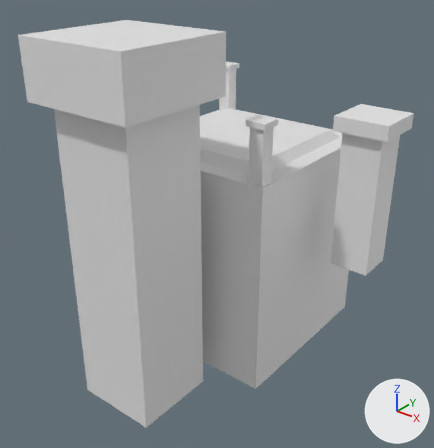
The Blender file Assets/Art/Models/Environment/mountain_blockout.blend, before and after one commit.
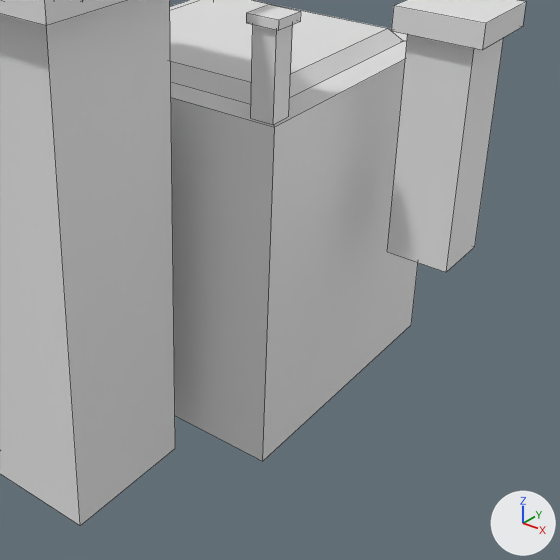
Each version is shown whole from a 50 mm camera at (30.3, -41.3, 16.7) aimed at (0.9, -4.5, -6.1), then close up on the part from 23% to 100% of the width and 25% to 100% of the height. Every picture has the same lights, and +X, +Y and +Z are marked at lower right. The close-ups show mesh edges as thin lines.

Names of what the first close-up shows: 'central_altar', 'central_altar_column', 'lateral_square_column', 'small_square_columns.001'.
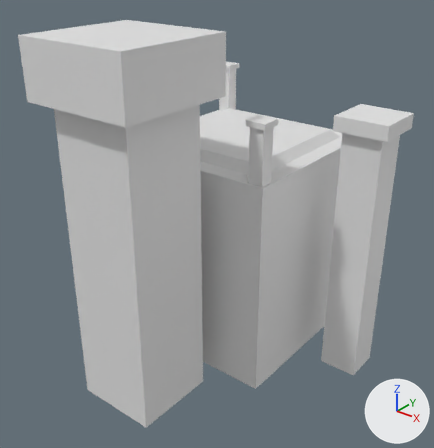
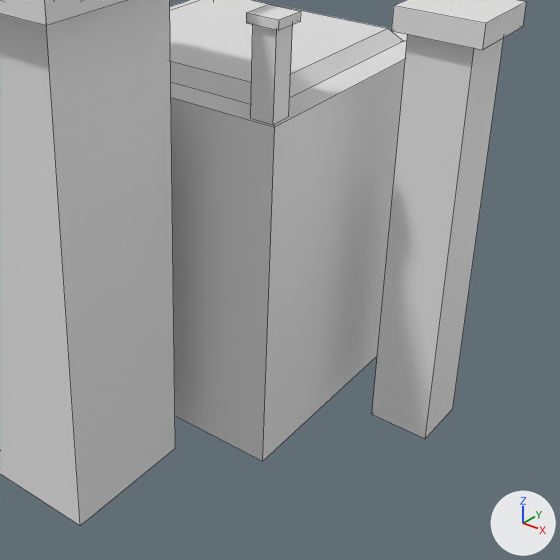
Location of each change, [x1, y1, x2, y2] in pixels of the close-ups (560 x 560 px; the box of a moved part takes in the faces that stretch with it):
'lateral_square_column', reshaped
    before: [387, 0, 526, 272]
    after: [372, 0, 526, 439]
part 1 of me_cube_005, moved or reshaped
    before: [387, 38, 504, 272]
    after: [372, 38, 504, 439]

The change, as a diff of the scene's bpy script:
```diff
--- a/Assets/Art/Models/Environment/mountain_blockout.blend.py
+++ b/Assets/Art/Models/Environment/mountain_blockout.blend.py
@@ me_cube_005 @@
 me_cube_005.from_pydata(...)  # 32 vertices, 24 faces; spans x -26.0..2.1, y -2.2..2.2, z -1.6..11.0
 # used by ob_lateral_square_column; location = (12.0, 0.41, -6.51)
 # before: 0 (-1.7, -1.6, -1.6) at pixel (387, 251), 2 (-1.7, 1.6, -1.6), 4 (1.5, -1.6, -1.6) at pixel (446, 272), 6 (1.5, 1.6, -1.6) at pixel (474, 246)
+# me_cube_005 part 1
+for i in [0, 2, 4, 6]: me_cube_005.vertices[i].co += Vector((0.0, 0.0, -10.1))
```
